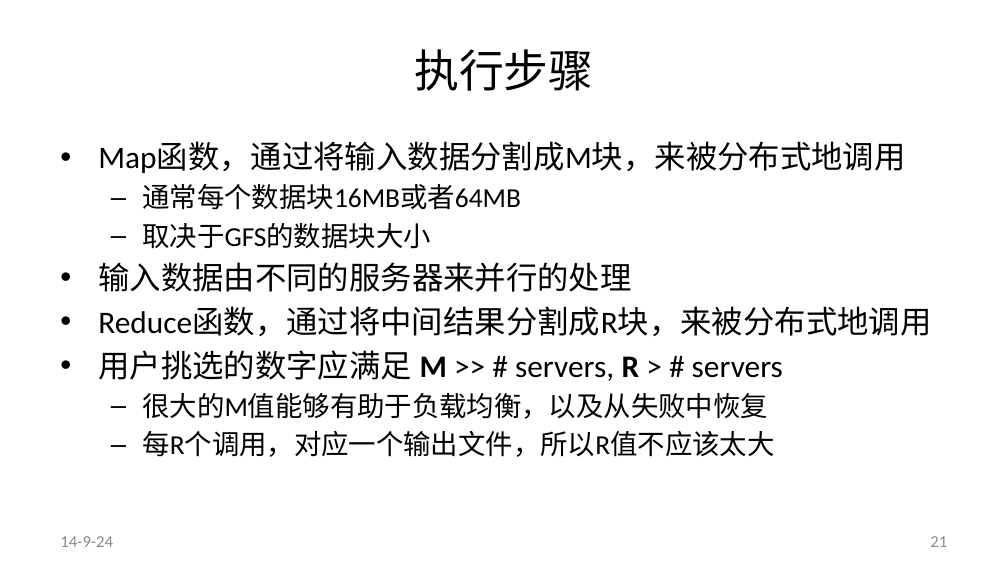
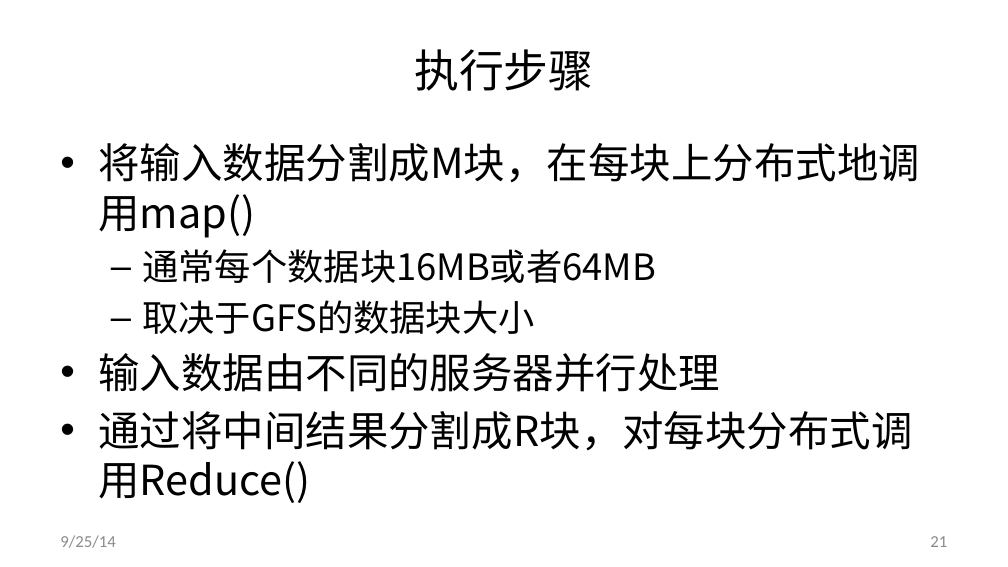
Before and after one commit to alxsoares/Foundations-of-Big-Data-System, a slide deck: slide 21 of Architecture/大数据的处理框架.pptx. Drawn at 1008x567 pixels with LibreOffice and Linux fonts; fonts in the diff are those of the drawing; background and template pictures are left out. Boxes give left, top, right and bottom in pixels: in the first picture for what was removed or moved away, otherwise in the second. Text is boxed around its words. In the diff, an @@ line names an element or a change of style, - is before the commit and + after.

Commit message:
update

```diff
--- a/Architecture/大数据的处理框架.pptx
+++ b/Architecture/大数据的处理框架.pptx
@@ text at [98, 143, 920, 238]: text changed; size 22.4 to 29.6 pt; font Calibri to Noto Sans CJK SC @@
-• Map函数，通过将输入数据分割成M块，来被分布式地调用
+• 将输入数据分割成M块，在每块上分布式地调用map()
@@ text at [142, 249, 656, 334]: size 19.6 to 25.9 pt, font Calibri to Noto Sans CJK SC in "通常每个数据块16MB或者64MB", "取决于GFS的数据块大小"; more space between paragraphs @@
@@ text at [98, 353, 912, 503]: text changed; size 22.4 to 29.6 pt; font Calibri to Noto Sans CJK SC @@
-• 输入数据由不同的服务器来并行的处理
-• Reduce函数，通过将中间结果分割成R块，来被分布式地调用
-• 用户挑选的数字应满足 M >> # servers, R > # servers
-  – 很大的M值能够有助于负载均衡，以及从失败中恢复
-  – 每R个调用，对应一个输出文件，所以R值不应该太大
+• 输入数据由不同的服务器并行处理
+• 通过将中间结果分割成R块，对每块分布式调用Reduce()
@@ text at [60, 535, 115, 548]: text changed @@
-14-9-24
+9/25/14
```
Also in this commit, not shown: 59 other slides changed, 3 slides added, 2 slides removed.
